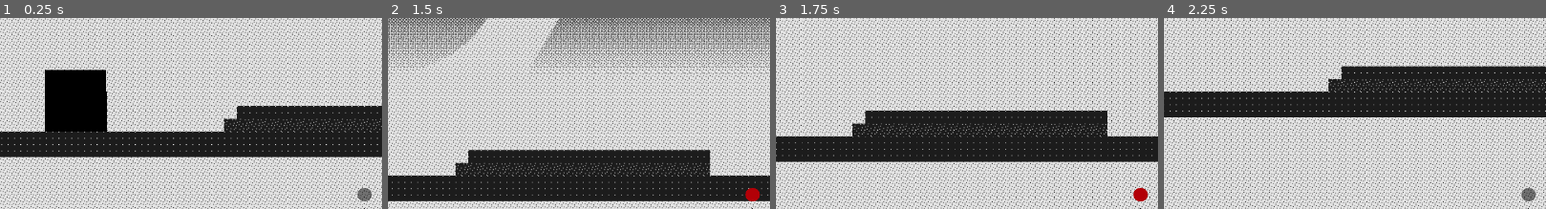
Above: before the commit, frames 1-4 (left to right).
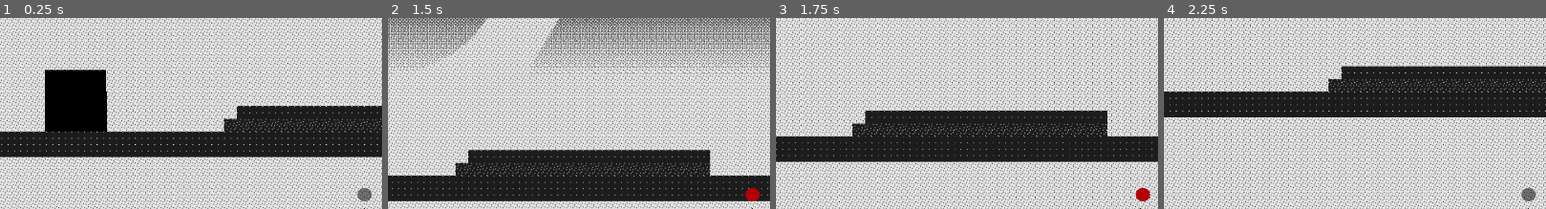
Above: after the commit, the same moments.

Repository: sciamop/circle-triangle-square
Game: Godot game, scene res://Scenes/game.tscn
Two runs of this game, one before a commit and one after it. Both use one fixed random seed, a clock stepped at 60 frames per second and the inputs below.
Inputs:
- Up to frame 1 (0.25 s): no input
- Up to frame 2 (1.5 s): hold Right (move_right) 0.53-1.28 s; tap B (attack_ranged) at 0.6 s; tap Space (jump) at 0.77 s; hold Left (move_left) from 1.28 s (still down); tap 1 (activate_circle) at 1.35 s
- Up to frame 3 (1.75 s): keep holding Left (move_left); tap Space (jump) at 1.52 s; tap B (attack_ranged) at 1.55 s
- Up to frame 4 (2.25 s): release Left (move_left) at 2.03 s; hold Right (move_right) from 2.03 s (still down); tap 3 (activate_square) at 2.1 s
The pictures show only the part of the screen within x 1-51%, y 44-94%; the shares and areas given below are measured in that part.

Frames 1-2 are identical in both runs. In frame 3, 0.1% of the frame differs, in the area x 93-98%, y 89-96%; in frame 4, nothing differs.

Commit message:
added insight items and insight behavior

Diff:
--- a/Scenes/game.tscn
+++ b/Scenes/game.tscn
@@ -1,10 +1,11 @@
-[gd_scene load_steps=15 format=4 uid="uid://1jgi6tcbrn7v"]
+[gd_scene load_steps=16 format=4 uid="uid://1jgi6tcbrn7v"]
 
 [ext_resource type="Texture2D" uid="uid://43q28fbloexy" path="res://Sprites/1x16_tiles-trimmed.png" id="1_8ruqu"]
 [ext_resource type="Script" uid="uid://l3cbc1e4asf3" path="res://Scripts/game_manager.gd" id="1_wowpa"]
 [ext_resource type="PackedScene" uid="uid://bmlknwmevbp4p" path="res://Scenes/player.tscn" id="2_a8p0r"]
 [ext_resource type="PackedScene" uid="uid://ciw2l5tkuxw2a" path="res://Scenes/enemy.tscn" id="3_wrm1d"]
 [ext_resource type="PackedScene" uid="uid://dl0ufnqft2gc1" path="res://Scenes/killzone.tscn" id="4_3dryh"]
+[ext_resource type="PackedScene" uid="uid://bml7qnybucr18" path="res://Scenes/insight_items.tscn" id="4_o5yvi"]
 [ext_resource type="PackedScene" uid="uid://sfxm05vlge3f" path="res://Scenes/projectile_triangle.tscn" id="5_ldgsr"]
 [ext_resource type="PackedScene" uid="uid://ch4o0guerbahn" path="res://Scenes/UI.tscn" id="6_1l0tm"]
 [ext_resource type="PackedScene" uid="uid://6lvklwfapt1y" path="res://Scenes/door.tscn" id="8_h4fw4"]
@@ -517,6 +518,18 @@
 [node name="Door" parent="mid" instance=ExtResource("8_h4fw4")]
 position = Vector2(514, -304)
 
+[node name="insight_node" type="Node2D" parent="mid" groups=["insight_item"]]
+
+[node name="insight_items" parent="mid/insight_node" instance=ExtResource("4_o5yvi")]
+position = Vector2(383, -121)
+rotation = 1.02974
+scale = Vector2(0.125, 0.125)
+
+[node name="insight_items2" parent="mid/insight_node" instance=ExtResource("4_o5yvi")]
+position = Vector2(408, -121)
+rotation = 1.02974
+scale = Vector2(0.125, 0.125)
+
 [node name="background" type="TileMapLayer" parent="."]
 use_parent_material = true
 position = Vector2(-87, -58)
--- a/Scenes/player.tscn
+++ b/Scenes/player.tscn
@@ -878,7 +878,6 @@
 z_index = 1
 position = Vector2(3, 80)
 rotation = -1.69385
-scale = Vector2(1, 1)
 color = Color(0, 0, 0, 1)
 offset = Vector2(-1.235, 4.365)
 texture_scale = Vector2(61.65, 61.65)
@@ -912,7 +911,6 @@
 z_index = 1
 position = Vector2(-3.00159, 79.9435)
 rotation = 1.51425
-scale = Vector2(1, 1)
 color = Color(0, 0, 0, 1)
 offset = Vector2(-0.335, 14.865)
 texture_scale = Vector2(61.65, 61.65)
--- a/Scripts/player_controller.gd
+++ b/Scripts/player_controller.gd
@@ -137,6 +137,20 @@
 signal on_activate(shape_type)
 signal on_empty(shape_type)
 
+# Insight parameters
+@export var insight_radius: float = 300.0
+@export var insight_duration: float = 3.0
+@export var insight_color: Color = Color(0.5, 0.5, 0.5, 0.2)  # Semi-transparent gray
+@export var insight_grow_time: float = 0.3  # Time to grow to full size
+@export var insight_contract_time: float = 0.5  # Time to contract before disappearing
+@export var insight_max_radius: float = 400.0  # Maximum radius during growth
+var insight_timer: float = 0.0
+var insight_area: Area2D = null
+var insight_circle: Polygon2D = null
+var insight_animation_phase: String = "grow"  # "grow", "hold", "contract"
+var insight_animation_timer: float = 0.0
+var is_insight_active: bool = false  # Track if insight is currently active
+
 #func _on_pickup():
 	#print("pickedup")
 	#
@@ -177,6 +191,10 @@
 
 	# Initialize player health
 	current_health = max_health
+
+#	hide all secret insight areas
+	for item in get_tree().get_nodes_in_group("insight_item"):
+		item.visible = false
 
 func _physics_process(delta: float) -> void:
 	# Update timers
@@ -258,6 +276,13 @@
 	# Update squash/stretch timer
 	if squash_stretch_timer > 0:
 		squash_stretch_timer -= delta
+
+	# Update insight timer and animation
+	if insight_timer > 0:
+		insight_timer -= delta
+		update_insight_animation(delta)
+		if insight_timer <= 0:
+			end_insight()
 
 func handle_input() -> void:
 	# Get horizontal input
@@ -491,12 +516,7 @@
 	return true
 
 func perform_insight() -> void:
-	if attacking or not ranged_unlocked:
-		return
-	pass
-
-func perform_ranged_attack() -> void:
-	if attacking or not ranged_unlocked:
+	if attacking or not ranged_unlocked or not has_ammo():
 		return
 
 	attacking = true
@@ -506,17 +526,37 @@
 	if animation_player:
 		animation_player.play("ranged_attack")
 
-	# Spawn projectile
-	if projectile_scene && has_ammo() == true:
-		var projectile = projectile_scene.instantiate()
-		projectile.shape = active_projectile_shape
-		print("pew pew pew")
-		get_parent().add_child(projectile)
-		projectile.global_position = global_position + Vector2(20 * facing_direction, 50)
-		projectile.direction = Vector2(facing_direction,0)
-		print(str(facing_direction))
-		projectile.speed = ranged_projectile_speed
-		projectile.damage = ranged_damage
+	# Create insight area if it doesn't exist
+	if not insight_area:
+		insight_area = Area2D.new()
+		insight_area.name = "InsightArea"
+
+		var collision = CollisionShape2D.new()
+		collision.name = "insightCollisionShape"
+		var circle = CircleShape2D.new()
+		circle.radius = insight_radius
+		collision.shape = circle
+
+		# Create visual circle
+		insight_circle = Polygon2D.new()
+		insight_circle.color = insight_color
+		insight_circle.show_behind_parent = true
+
+		insight_area.add_child(insight_circle)
+		insight_area.add_child(collision)
+		add_child(insight_area)
+
+		# Connect area signals
+		insight_area.area_entered.connect(_on_insight_area_entered)
+		insight_area.area_exited.connect(_on_insight_area_exited)
+
+	# Start insight effect
+	insight_timer = insight_duration
+	insight_animation_timer = 0.0
+	insight_animation_phase = "grow"
+	insight_area.monitoring = true
+	insight_circle.visible = true
+	is_insight_active = true
 
 	# Play sound
 	if audio_player and attack_ranged_sound:
@@ -525,7 +565,79 @@
 
 	await animation_player.animation_finished
 	attacking = false
+	emit_signal("on_attack", "insight")
+
+func perform_ranged_attack() -> void:
+	if attacking or not ranged_unlocked:
+		return
+
+	attacking = true
+	ranged_cooldown_timer = ranged_cooldown
+
+	# Play attack animation
+	if animation_player:
+		animation_player.play("ranged_attack")
+
+	# If insight is active, check for insight items in range
+	if is_insight_active and has_ammo():
+		var insight_items = get_tree().get_nodes_in_group("insight_item")
+		for item in insight_items:
+			if item.visible and item.has_meta("shape_type"):
+				var distance = global_position.distance_to(item.global_position)
+				if distance <= insight_radius:
+					# Check if shapes match
+					if item.get_meta("shape_type") == active_projectile_shape:
+						# Make the item permanent
+						item.set_meta("is_permanent", true)
+						# Consume the ammo
+						has_ammo()  # This will consume the ammo
+						# Play success effect
+						if pickup_particles_scene:
+							var particles = pickup_particles_scene.instantiate()
+							item.add_child(particles)
+							particles.global_position = item.global_position
+							particles.emitting = true
+						return
+
+	# If no matching insight items or insight not active, perform normal ranged attack
+	if projectile_scene && has_ammo() == true:
+		var projectile = projectile_scene.instantiate()
+		projectile.shape = active_projectile_shape
+		get_parent().add_child(projectile)
+		projectile.global_position = global_position + Vector2(20 * facing_direction, 50)
+		projectile.direction = Vector2(facing_direction,0)
+		projectile.speed = ranged_projectile_speed
+		projectile.damage = ranged_damage
+
+	# Play sound
+	if audio_player and attack_ranged_sound:
+		audio_player.stream = attack_ranged_sound
+		audio_player.play()
+
+	await animation_player.animation_finished
+	attacking = false
 	emit_signal("on_attack", "ranged")
+
+func end_insight() -> void:
+	if insight_area:
+		insight_area.monitoring = false
+		if insight_circle:
+			insight_circle.visible = false
+		is_insight_active = false
+		# Hide all insight items that aren't permanent
+		for item in get_tree().get_nodes_in_group("insight_item"):
+			if not item.has_meta("is_permanent") or not item.get_meta("is_permanent"):
+				item.visible = false
+
+func _on_insight_area_entered(area: Area2D) -> void:
+	# Check if the area is part of an insight item
+	if area.get_parent().is_in_group("insight_item"):
+		area.get_parent().visible = true
+
+func _on_insight_area_exited(area: Area2D) -> void:
+	# Check if the area is part of an insight item
+	if area.get_parent().is_in_group("insight_item"):
+		area.get_parent().visible = false
 
 func update_activation(shape: String) -> void:
 	emit_signal("on_activate", shape)
@@ -828,3 +940,53 @@
 	print("Melee Cooldown: ", melee_cooldown_timer)
 	print("Ranged Cooldown: ", ranged_cooldown_timer)
 	print("Pieces - Circle: ", circle_pieces, " Triangle: ", triangle_pieces, " Square: ", square_pieces)
+
+func update_insight_animation(delta: float) -> void:
+	if not insight_circle or not insight_circle.visible:
+		return
+
+	insight_animation_timer += delta
+
+	match insight_animation_phase:
+		"grow":
+			# Rapidly grow to max radius
+			var progress = insight_animation_timer / insight_grow_time
+			if progress >= 1.0:
+				progress = 1.0
+				insight_animation_phase = "hold"
+				insight_animation_timer = 0.0
+
+			var current_radius = lerp(0.0, insight_max_radius, progress)
+			update_circle_radius(current_radius)
+
+		"hold":
+			# Hold at full radius until near the end
+			if insight_timer <= insight_contract_time:
+				insight_animation_phase = "contract"
+				insight_animation_timer = 0.0
+
+		"contract":
+			# Contract before disappearing
+			var progress = insight_animation_timer / insight_contract_time
+			if progress >= 1.0:
+				progress = 1.0
+
+			var current_radius = lerp(insight_max_radius, 0.0, progress)
+			update_circle_radius(current_radius)
+
+func update_circle_radius(radius: float) -> void:
+	if not insight_circle:
+		return
+
+	var points = []
+	var segments = 32
+	for i in range(segments):
+		var angle = (i * 2.0 * PI) / segments
+		points.append(Vector2(cos(angle) * radius, sin(angle) * radius))
+	insight_circle.polygon = PackedVector2Array(points)
+
+	# Update collision shape radius
+	if insight_area:
+		var collision = insight_area.get_node("insightCollisionShape")
+		if collision and collision.shape is CircleShape2D:
+			collision.shape.radius = radius
--- a/project.godot
+++ b/project.godot
@@ -28,6 +28,7 @@
 
 pickup_group=""
 player=""
+insight_item=""
 
 [input]
 
